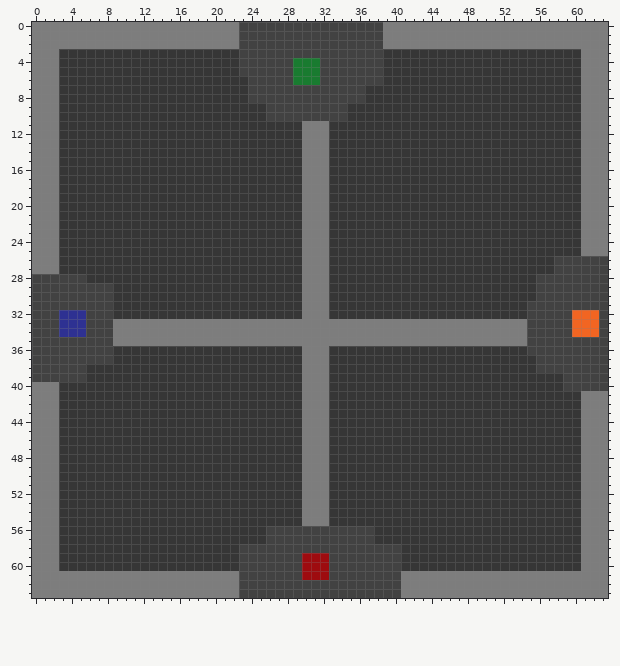
Two states of a pixel-art sprite, sprites/spr_command_center/588a2be2-0f09-4f10-9afb-70adc2aa5bf6.png. Above: the version before the commit.
The file is 64x64 pixels.
After the commit:
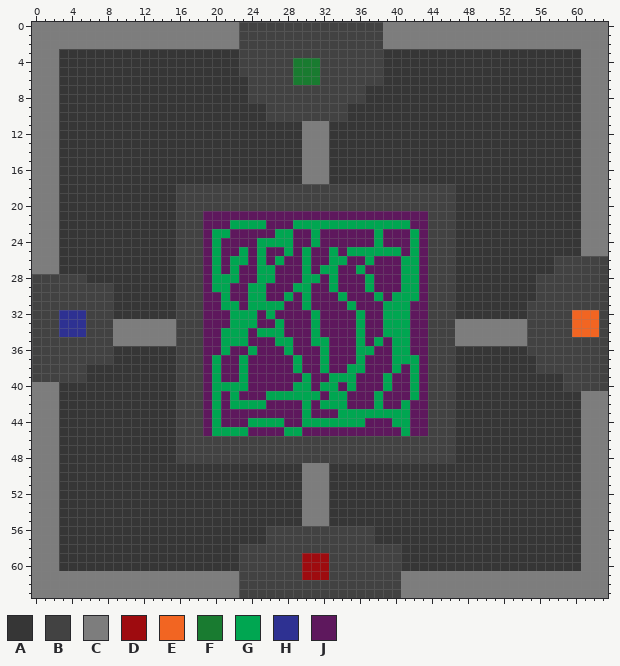
Palette (. is transparent): A #363636  B #424242  C #7d7d7d  D #9e0b0f  E #f26522  F #197b30  G #00a651  H #2e3192  J #5e185d
Change:
Changed rows in their new state; - is an unchanged pixel.
first column x 16:
18 BBBBBBBBBBBBBBBBBBBBBBBBBBBBBBB
19 BBBBBBBBBBBBBBBBBBBBBBBBBBBBBBB
20 BBBBBBBBBBBBBBBBBBBBBBBBBBBBBBB
21 BBBJJJJJJJJJJJJJJJJJJJJJJJJJBBB
22 BBBJJJGGGGJJJGGGGGGGGGGGGGJJBBB
23 BBBJGGJJJJJGGJJGJJJJJJGJJJGJBBB
24 BBBJGJJJJGGGGJJGJJJJJJGJJJGJBBB
25 BBBJGJJGJGJJGJGJJGJGGGGGGJGJBBB
26 BBBJGJGGJGJGJJGJJGGJJGJJJGGJBBB
27 BBBJGJGJJGGJJJGJGGJJGJJJJGGJBBB
28 BBBJGGGJJGGJJJGGJGJJJGJJJGGJBBB
29 BBBJGGJJGGJJJGGJJGJJJGJJJGGJBBB
30 BBBJJGJJGGJJGJGJJJGJJJGJGGGJBBB
31 BBBJJGGJGGGGJJGJJJJGJJJGGGJJBBB
32 BBBJJJGGGJGJJJJGJJJJGJJGGGJJBBB
33 BBBJJJGGGJJGJJJGJJJJGJJGGGJJBBB
34 BBBJJGGGJGGGJJJGJJJJGJJGGGJJBBB
35 BBBJJGGGJJJGGJJGGJJJGJGJGGJJBBB
36 BBBJJGJJGJJJGJJJGJJJGGJJGGJJBBB
37 BBBJGJJGJJJJJGJJGJJJGJJJGGGJBBB
38 BBBJGJJGJJJJJGJJGJJGGJJJGJGJBBB
39 BBBJGJJGJJJJJJGJJGGGJJJGJJGJBBB
40 BBBJGGGGJJJJJGGJGGJGJJJGJJGJBBB
41 BBBJGJGJJJGGGGGGJGGJJJGJJJGJBBB
42 BBBJGJGGGGJJJJGJGGGJJJGJJGJJBBB
43 BBBJGJJJJJJJJJGJJJGGGGGGGGJJBBB
44 BBBJGJJJGGGGJJGGGGGGGJJJGGJJBBB
45 BBBJGGGGJJJJGGJJJJJJJJJJJGJJBBB
46 BBBBBBBBBBBBBBBBBBBBBBBBBBBBBBB
47 BBBBBBBBBBBBBBBBBBBBBBBBBBBBBBB
48 BBBBBBBBBBBBBBBBBBBBBBBBBBBBBBB
Pixel boxes of the changes (left, top, right, bottom) in both pictures:
changed: (176, 184, 455, 463)
